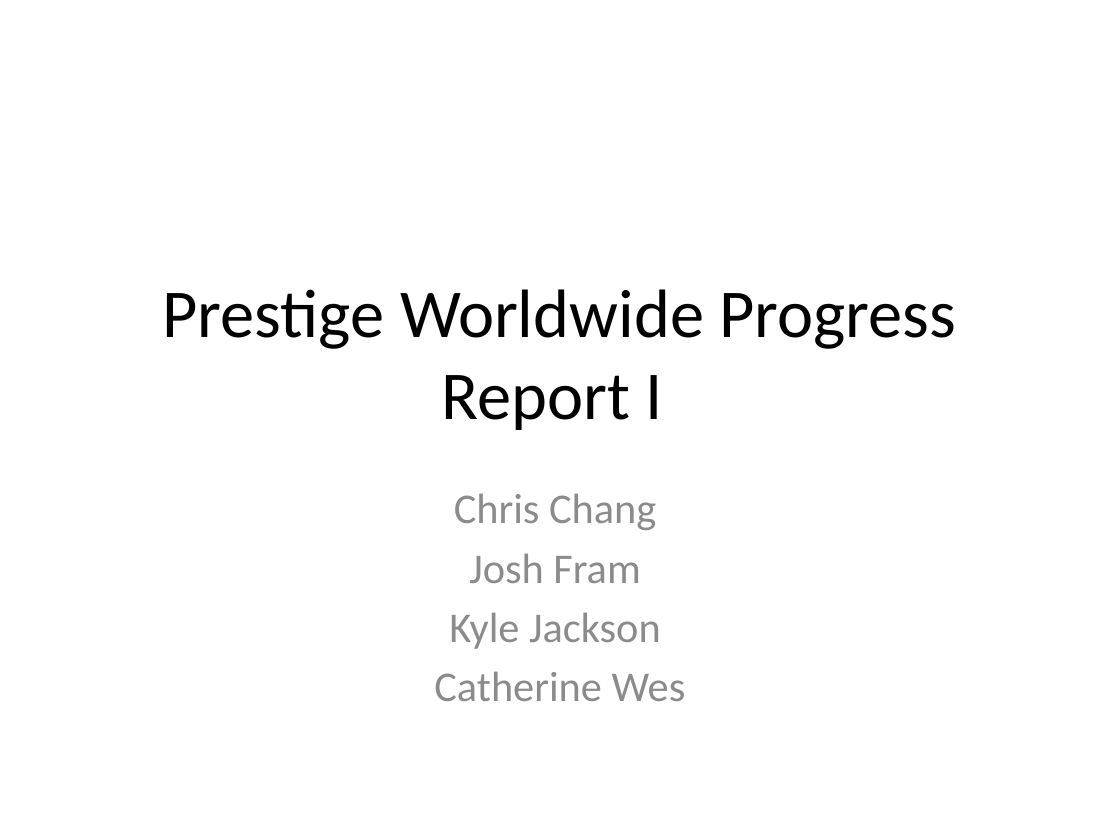
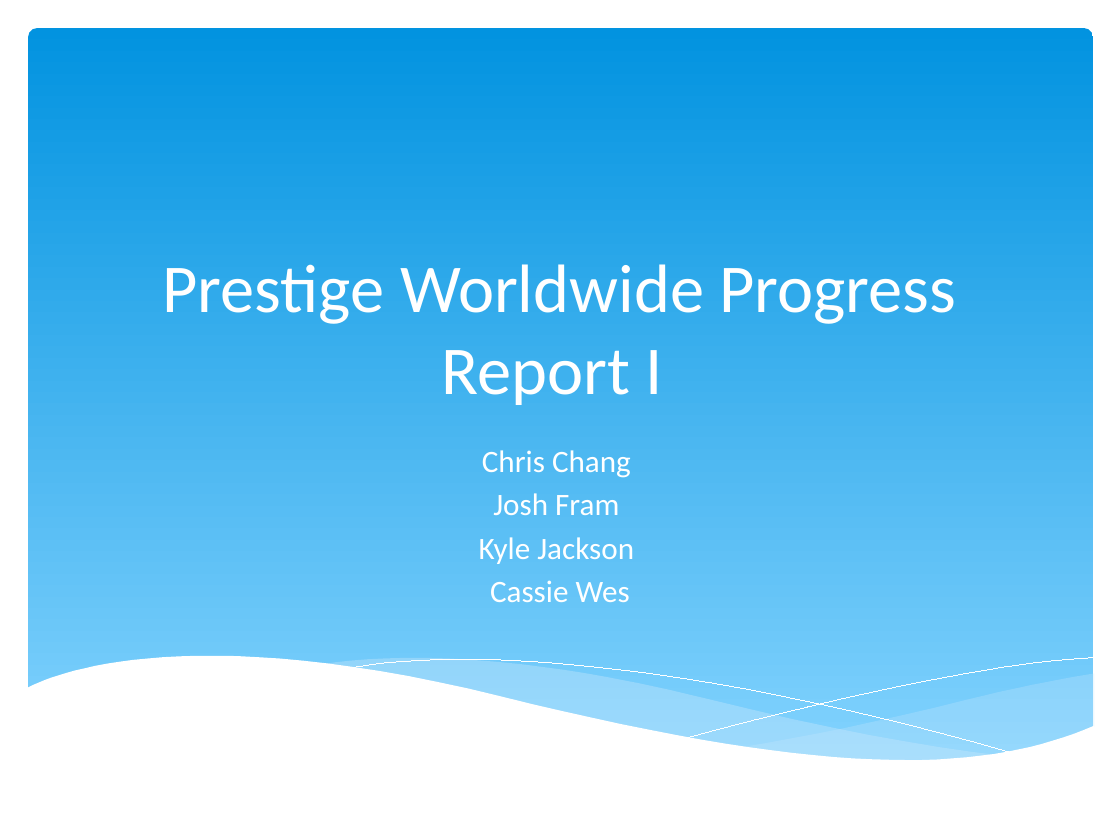
Before and after one commit to jpf2141/FlappyBird3D, a slide deck: slide 1 of progressreport1.pptx. Drawn at 1120x840 pixels with LibreOffice and Linux fonts; fonts in the diff are those of the drawing. Boxes give left, top, right and bottom in pixels: in the first picture for what was removed or moved away, otherwise in the second. Text is boxed around its words. In the diff, an @@ line names an element or a change of style, - is before the commit and + after.

```diff
--- a/progressreport1.pptx
+++ b/progressreport1.pptx
@@ rounded rectangle added at bbox=[28, 28, 1093, 767], fill gradient #0293E0 to #83D3FE @@
@@ title "Prestige Worldwide Progress Report I": place and size @@
-title "Prestige Worldwide Progress Report I" at bbox=[162, 289, 957, 430]
+title "Prestige Worldwide Progress Report I" at bbox=[162, 264, 957, 405]
@@ title "Prestige Worldwide Progress Report I" at bbox=[162, 264, 957, 405]: text colour #000000 to #FFFFFF; vertical alignment middle to bottom @@
@@ subtitle "Chris Chang": place and size @@
-subtitle "Chris Chang" at bbox=[434, 493, 686, 701]
+subtitle "Chris Chang" at bbox=[479, 450, 634, 602]
@@ subtitle at bbox=[479, 450, 634, 564]: size 27.2 to 20 pt, text colour #8C8C8C to #FFFFFF in "Chris Chang", "Josh Fram", "Kyle Jackson"; less space between paragraphs @@
@@ subtitle at bbox=[490, 580, 630, 602]: text changed; size 27.2 to 20 pt; text colour #8C8C8C to #FFFFFF @@
-Catherine Wes
+Cassie Wes
@@ group added at bbox=[26, 656, 1094, 820]: 5 freeform shapes @@
```
Also in this commit, not shown: 4 other slides changed, 1 other file.
